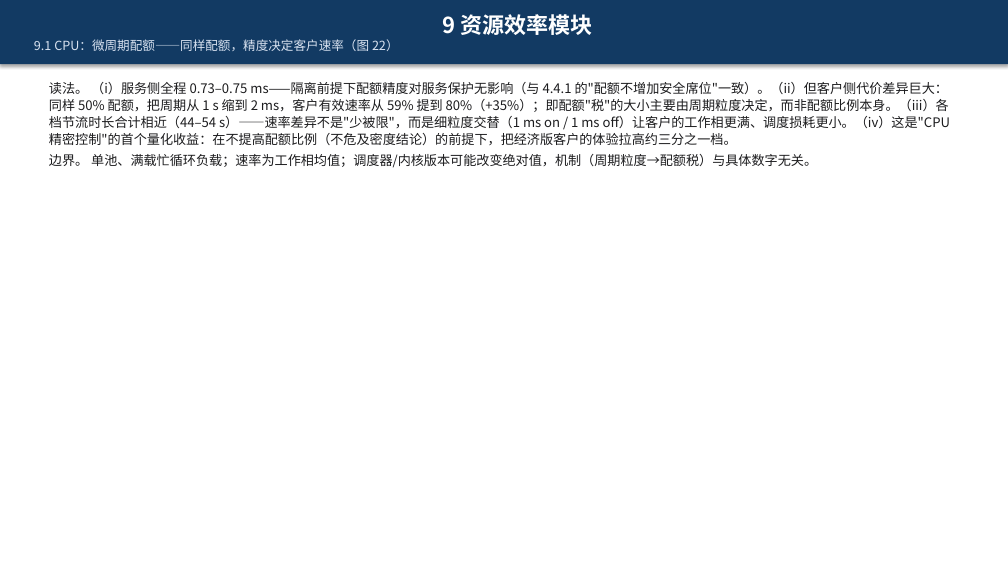
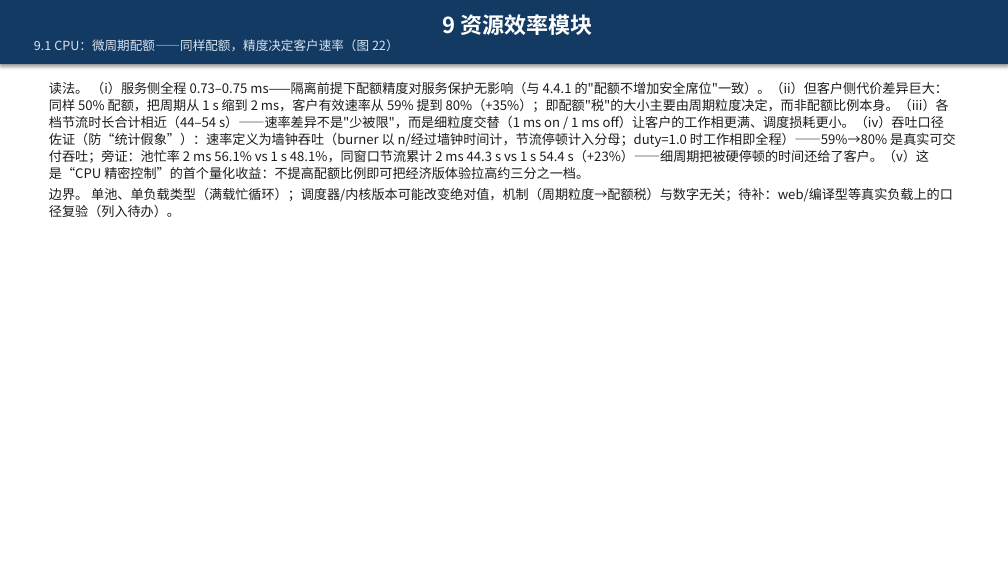
Before and after one commit to 3257085208/Paper, a slide deck: slide 143 of paper.pptx (slide 142 before the commit). Drawn at 1008x567 pixels with LibreOffice and Linux fonts; fonts in the diff are those of the drawing. Boxes give left, top, right and bottom in pixels: in the first picture for what was removed or moved away, otherwise in the second. Text is boxed around its words. In the diff, an @@ line names an element or a change of style, - is before the commit and + after.

```diff
--- a/paper.pptx
+++ b/paper.pptx
@@ text at <box>49,82,956,217</box>: text changed @@
-读法。 （i）服务侧全程 0.73–0.75 ms——隔离前提下配额精度对服务保护无影响（与 4.4.1 的"配额不增加安全席位"一致）。（ii）但客户侧代价差异巨大：同样 50% 配额，把周期从 1 s 缩到 2 ms，客户有效速率从 59% 提到 80%（+35%）；即配额"税"的大小主要由周期粒度决定，而非配额比例本身。（iii）各档节流时长合计相近（44–54 s）——速率差异不是"少被限"，而是细粒度交替（1 ms on / 1 ms off）让客户的工作相更满、调度损耗更小。（iv）这是"CPU 精密控制"的首个量化收益：在不提高配额比例（不危及密度结论）的前提下，把经济版客户的体验拉高约三分之一档。
-边界。 单池、满载忙循环负载；速率为工作相均值；调度器/内核版本可能改变绝对值，机制（周期粒度→配额税）与具体数字无关。
+读法。 （i）服务侧全程 0.73–0.75 ms——隔离前提下配额精度对服务保护无影响（与 4.4.1 的"配额不增加安全席位"一致）。（ii）但客户侧代价差异巨大：同样 50% 配额，把周期从 1 s 缩到 2 ms，客户有效速率从 59% 提到 80%（+35%）；即配额"税"的大小主要由周期粒度决定，而非配额比例本身。（iii）各档节流时长合计相近（44–54 s）——速率差异不是"少被限"，而是细粒度交替（1 ms on / 1 ms off）让客户的工作相更满、调度损耗更小。（iv）吞吐口径佐证（防“统计假象”）：速率定义为墙钟吞吐（burner 以 n/经过墙钟时间计，节流停顿计入分母；duty=1.0 时工作相即全程）——59%→80% 是真实可交付吞吐；旁证：池忙率 2 ms 56.1% vs 1 s 48.1%，同窗口节流累计 2 ms 44.3 s vs 1 s 54.4 s（+23%）——细周期把被硬停顿的时间还给了客户。（v）这是“CPU 精密控制”的首个量化收益：不提高配额比例即可把经济版体验拉高约三分之一档。
+边界。 单池、单负载类型（满载忙循环）；调度器/内核版本可能改变绝对值，机制（周期粒度→配额税）与数字无关；待补：web/编译型等真实负载上的口径复验（列入待办）。
```
Also in this commit, not shown: 8 other slides changed, 1 slide added, 1 other file.
